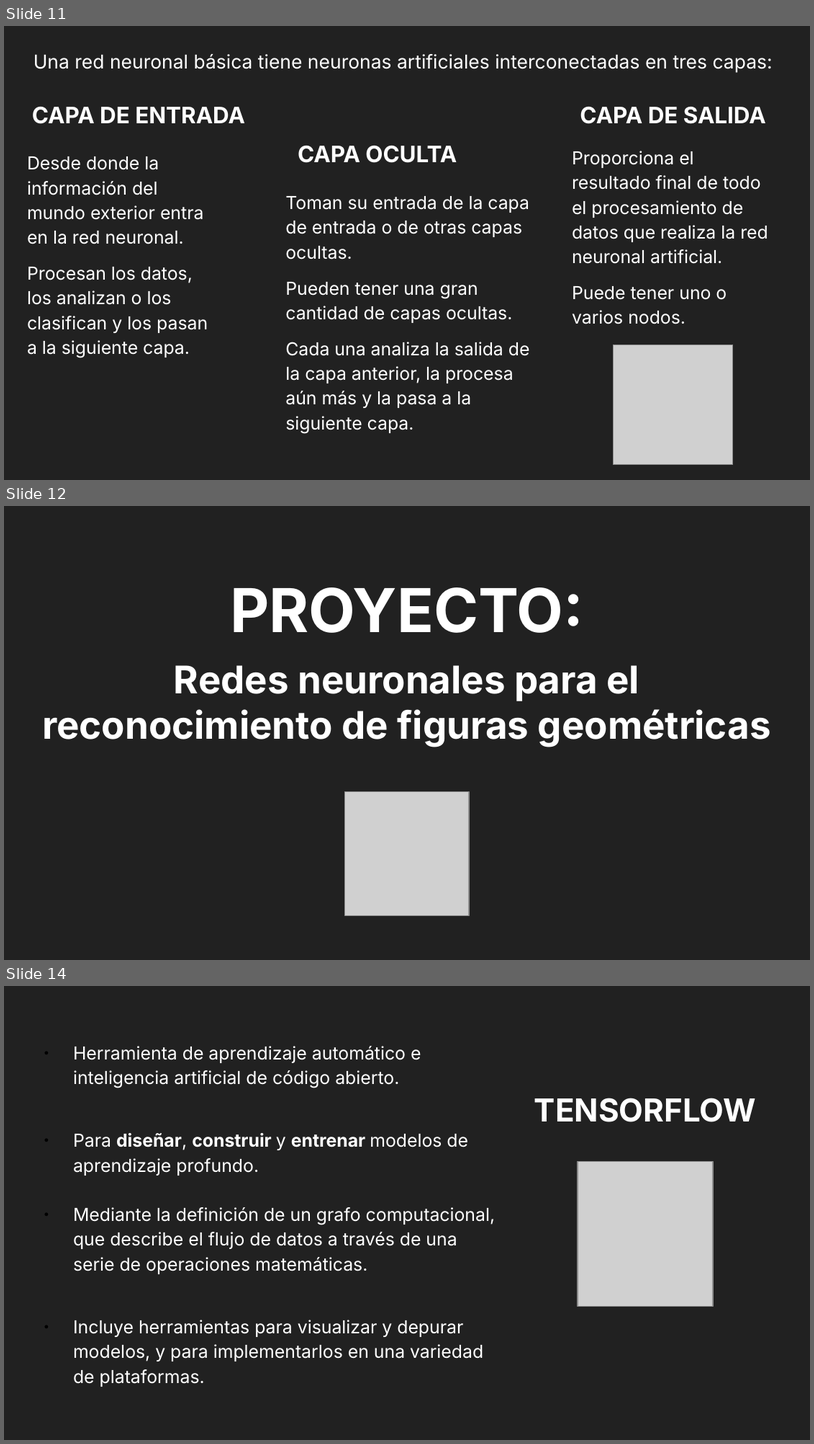
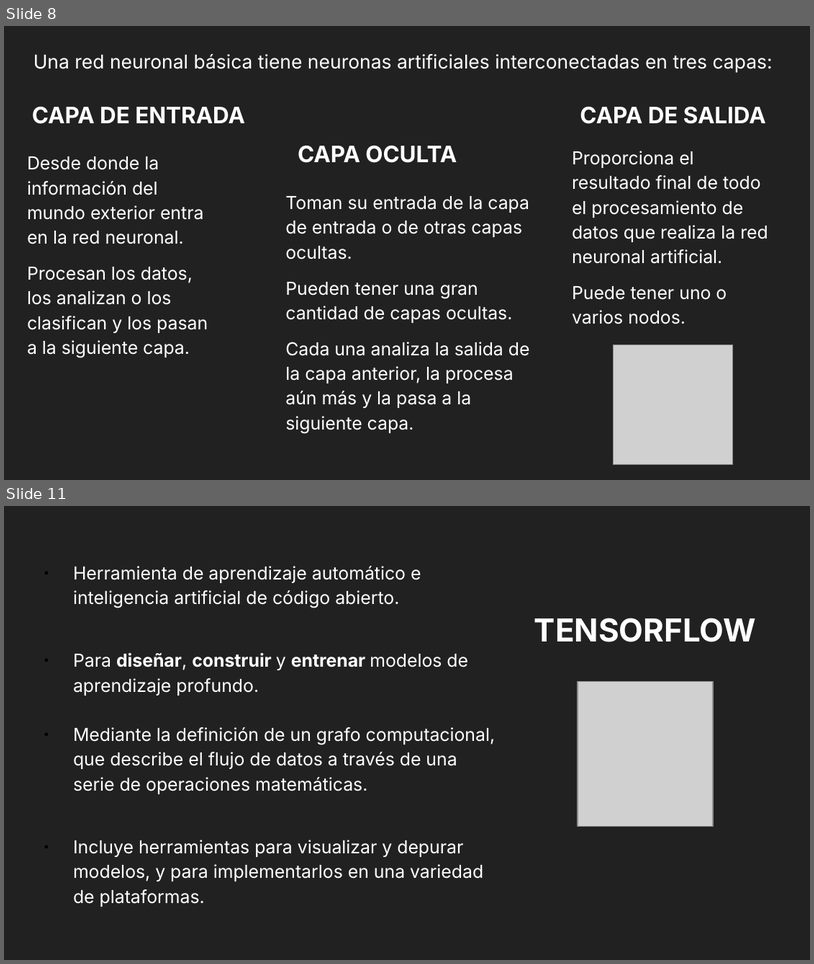
Before and after one commit to VataUTN/Deteccion_de_Figuras_Geometricas, a slide deck: Parcial MI.odp. Shown one above the other, each under a label of ours: slides 11, 12 and 14 before the commit, slides 8 and 11 after it; the slides between them are not shown. The pictures are 814x1444 and 814x964 pixels, drawn with LibreOffice and Linux fonts; fonts in the diff are those of the drawing; grey boxes stand for pictures. Boxes give left, top, right and bottom in pixels: in the first picture for what was removed or moved away, otherwise in the second. Text is boxed around its words. In the diff, an @@ line names an element or a change of style, - is before the commit and + after.

```diff
--- a/Parcial MI.odp
+++ b/Parcial MI.odp
@@ slide 12 removed at bbox=[4, 506, 810, 960], background #212121 @@
@@ title removed at bbox=[42, 587, 772, 747] @@
-PROYECTO:
-Redes neuronales para el reconocimiento de figuras geométricas
@@ picture removed at bbox=[345, 791, 469, 916] @@
@@ what was slide 11 is now slide 8 @@
@@ what was slide 14 is now slide 11 @@
```
Also in this commit, not shown: 3 slides added, 2 other slides removed.
